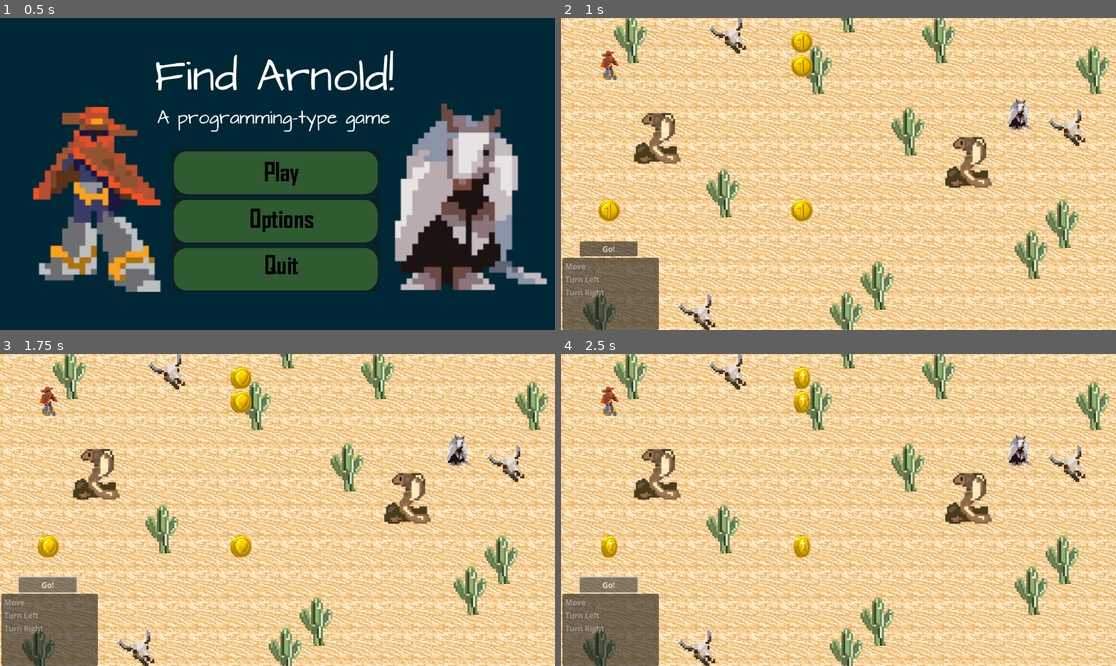
Above: before the commit, frames 1-4 (two rows, left to right).
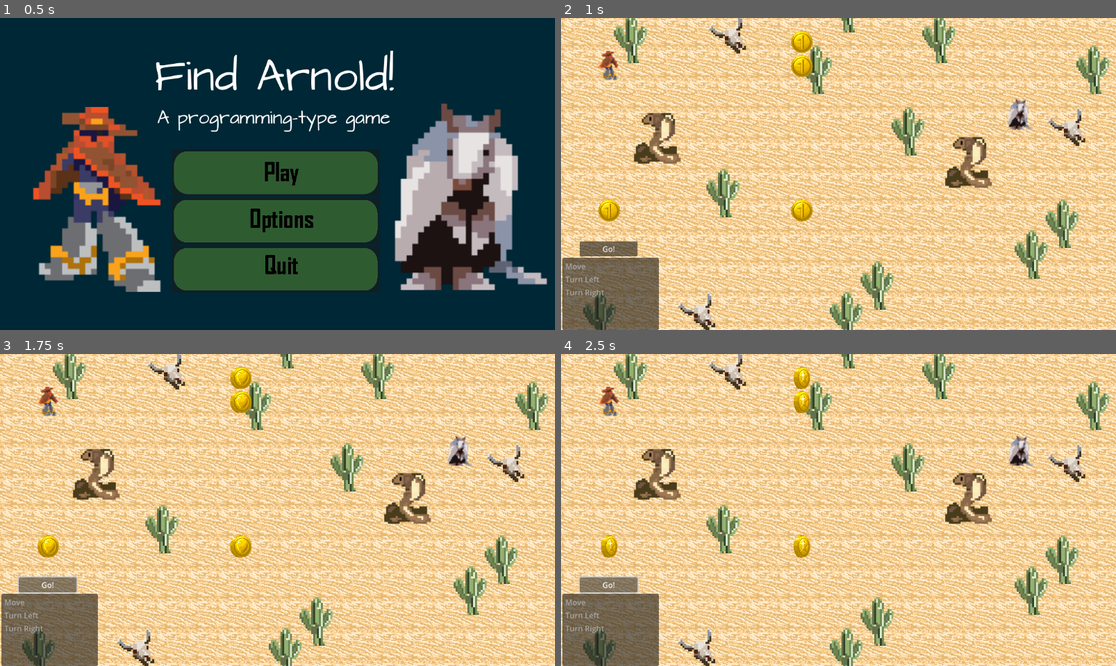
Above: after the commit, the same moments.

Repository: RunningGriffin/Hackathon-BYU-I
Game: Godot game, scene res://mainMenu.tscn
Two runs of this game, one before a commit and one after it. Both use one fixed random seed, a clock stepped at 60 frames per second and the inputs below.
Inputs (mouse positions are in pixels of both pictures, inside the frame that each line leads up to):
- Up to frame 1 (0.5 s): no input
- Up to frame 2 (1 s): click (838, 174) at 0.5 s
- Up to frame 3 (1.75 s): click "Go!" at 1.25 s
- Up to frame 4 (2.5 s): click "Go!" at 2 s

Frame 1 is identical in both runs. In frame 2, less than 0.1% of the frame differs, in the area x 6-85%, y 10-36%; in frame 3, 0.3%, in the area x 6-86%, y 10-36%; in frame 4, 0.3%.

Commit message:
added animations

Diff:
--- a/arnold.gd
+++ b/arnold.gd
@@ -4,7 +4,7 @@
 
 # Called when the node enters the scene tree for the first time.
 func _ready():
-	pass
+	$AnimatedSprite2D.play("default")
 
 func _process(delta):
 	if player.position == position:
--- a/arnold.tscn
+++ b/arnold.tscn
@@ -1,15 +1,40 @@
-[gd_scene load_steps=5 format=3 uid="uid://ckccva77muhrv"]
+[gd_scene load_steps=9 format=3 uid="uid://ckccva77muhrv"]
 
 [ext_resource type="Script" path="res://arnold.gd" id="1_quxl8"]
-[ext_resource type="Texture2D" uid="uid://bfscc6tun50fg" path="res://images/armadillo_128x128.svg" id="2_2g27b"]
+[ext_resource type="Texture2D" uid="uid://cr5yvsx172vxl" path="res://images/PNG/Arnold/armilldillo_128x128.png" id="2_rir0q"]
 
 [sub_resource type="RectangleShape2D" id="RectangleShape2D_5ubte"]
+
+[sub_resource type="AtlasTexture" id="AtlasTexture_y1527"]
+atlas = ExtResource("2_rir0q")
+region = Rect2(0, 0, 32, 32)
+
+[sub_resource type="AtlasTexture" id="AtlasTexture_1tdqt"]
+atlas = ExtResource("2_rir0q")
+region = Rect2(32, 0, 32, 32)
+
+[sub_resource type="AtlasTexture" id="AtlasTexture_82m0b"]
+atlas = ExtResource("2_rir0q")
+region = Rect2(0, 32, 32, 32)
+
+[sub_resource type="AtlasTexture" id="AtlasTexture_1v4uf"]
+atlas = ExtResource("2_rir0q")
+region = Rect2(32, 32, 32, 32)
 
 [sub_resource type="SpriteFrames" id="SpriteFrames_4wn7s"]
 animations = [{
 "frames": [{
 "duration": 1.0,
-"texture": ExtResource("2_2g27b")
+"texture": SubResource("AtlasTexture_y1527")
+}, {
+"duration": 1.0,
+"texture": SubResource("AtlasTexture_1tdqt")
+}, {
+"duration": 1.0,
+"texture": SubResource("AtlasTexture_82m0b")
+}, {
+"duration": 1.0,
+"texture": SubResource("AtlasTexture_1v4uf")
 }],
 "loop": true,
 "name": &"default",
@@ -24,5 +49,5 @@
 shape = SubResource("RectangleShape2D_5ubte")
 
 [node name="AnimatedSprite2D" type="AnimatedSprite2D" parent="."]
-scale = Vector2(0.5, 0.5)
+scale = Vector2(2, 2)
 sprite_frames = SubResource("SpriteFrames_4wn7s")
--- a/player.gd
+++ b/player.gd
@@ -20,7 +20,7 @@
 func _ready():
 	screen_size.x = 1150
 	screen_size.y = 650
-	$AnimatedSprite2D.play()
+	$AnimatedSprite2D.play("right")
 	coins = 0
 
 
--- a/player.tscn
+++ b/player.tscn
@@ -1,19 +1,84 @@
-[gd_scene load_steps=8 format=3 uid="uid://dcbkq2ko4hnrq"]
+[gd_scene load_steps=22 format=3 uid="uid://dcbkq2ko4hnrq"]
 
 [ext_resource type="Script" path="res://player.gd" id="1_p73mt"]
-[ext_resource type="Texture2D" uid="uid://cc3i5vpyyapyu" path="res://images/cowboy_back_128x128.svg" id="2_o0fgl"]
-[ext_resource type="Texture2D" uid="uid://dpp6rqvbq4fop" path="res://images/cowboy_128x128.svg" id="3_ai137"]
-[ext_resource type="Texture2D" uid="uid://h7jxcjmq5ahg" path="res://images/coboy_leftside_128x128.svg" id="4_2x4ym"]
-[ext_resource type="Texture2D" uid="uid://dxy0u5iw0wr7k" path="res://images/cowboy_rightside_128x128.svg" id="5_wv30b"]
+[ext_resource type="Texture2D" uid="uid://005e8pclntb8" path="res://images/PNG/Cowboy/cowboy_back_128x128.png" id="2_4vxke"]
+[ext_resource type="Texture2D" uid="uid://diwk6msrpiryo" path="res://images/PNG/Cowboy/cowboy_128x128.png" id="3_vf6lk"]
+[ext_resource type="Texture2D" uid="uid://dbe441b04nx8c" path="res://images/PNG/Cowboy/cowboy_leftside_128x128.png" id="4_q41hc"]
+[ext_resource type="Texture2D" uid="uid://bep1v6y2xs561" path="res://images/PNG/Cowboy/cowboy_rightside_128x128.png" id="5_3i4gd"]
 
 [sub_resource type="RectangleShape2D" id="RectangleShape2D_ds32k"]
 size = Vector2(38, 66)
+
+[sub_resource type="AtlasTexture" id="AtlasTexture_rby7t"]
+atlas = ExtResource("2_4vxke")
+region = Rect2(0, 0, 32, 32)
+
+[sub_resource type="AtlasTexture" id="AtlasTexture_co6qq"]
+atlas = ExtResource("2_4vxke")
+region = Rect2(32, 0, 32, 32)
+
+[sub_resource type="AtlasTexture" id="AtlasTexture_uvx6l"]
+atlas = ExtResource("2_4vxke")
+region = Rect2(0, 32, 32, 32)
+
+[sub_resource type="AtlasTexture" id="AtlasTexture_ea3wi"]
+atlas = ExtResource("2_4vxke")
+region = Rect2(32, 32, 32, 32)
+
+[sub_resource type="AtlasTexture" id="AtlasTexture_qri0i"]
+atlas = ExtResource("3_vf6lk")
+region = Rect2(0, 0, 32, 32)
+
+[sub_resource type="AtlasTexture" id="AtlasTexture_rnony"]
+atlas = ExtResource("3_vf6lk")
+region = Rect2(0, 32, 32, 32)
+
+[sub_resource type="AtlasTexture" id="AtlasTexture_a2622"]
+atlas = ExtResource("4_q41hc")
+region = Rect2(0, 0, 32, 32)
+
+[sub_resource type="AtlasTexture" id="AtlasTexture_2jwvy"]
+atlas = ExtResource("4_q41hc")
+region = Rect2(32, 0, 32, 32)
+
+[sub_resource type="AtlasTexture" id="AtlasTexture_cf8as"]
+atlas = ExtResource("4_q41hc")
+region = Rect2(0, 32, 32, 32)
+
+[sub_resource type="AtlasTexture" id="AtlasTexture_j3buk"]
+atlas = ExtResource("4_q41hc")
+region = Rect2(32, 32, 32, 32)
+
+[sub_resource type="AtlasTexture" id="AtlasTexture_vpmev"]
+atlas = ExtResource("5_3i4gd")
+region = Rect2(0, 0, 32, 32)
+
+[sub_resource type="AtlasTexture" id="AtlasTexture_0pogm"]
+atlas = ExtResource("5_3i4gd")
+region = Rect2(32, 0, 32, 32)
+
+[sub_resource type="AtlasTexture" id="AtlasTexture_eqrrk"]
+atlas = ExtResource("5_3i4gd")
+region = Rect2(0, 32, 32, 32)
+
+[sub_resource type="AtlasTexture" id="AtlasTexture_g3jtc"]
+atlas = ExtResource("5_3i4gd")
+region = Rect2(32, 32, 32, 32)
 
 [sub_resource type="SpriteFrames" id="SpriteFrames_d3gjh"]
 animations = [{
 "frames": [{
 "duration": 1.0,
-"texture": ExtResource("2_o0fgl")
+"texture": SubResource("AtlasTexture_rby7t")
+}, {
+"duration": 1.0,
+"texture": SubResource("AtlasTexture_co6qq")
+}, {
+"duration": 1.0,
+"texture": SubResource("AtlasTexture_uvx6l")
+}, {
+"duration": 1.0,
+"texture": SubResource("AtlasTexture_ea3wi")
 }],
 "loop": true,
 "name": &"back",
@@ -21,7 +86,10 @@
 }, {
 "frames": [{
 "duration": 1.0,
-"texture": ExtResource("3_ai137")
+"texture": SubResource("AtlasTexture_qri0i")
+}, {
+"duration": 1.0,
+"texture": SubResource("AtlasTexture_rnony")
 }],
 "loop": true,
 "name": &"front",
@@ -29,7 +97,16 @@
 }, {
 "frames": [{
 "duration": 1.0,
-"texture": ExtResource("4_2x4ym")
+"texture": SubResource("AtlasTexture_a2622")
+}, {
+"duration": 1.0,
+"texture": SubResource("AtlasTexture_2jwvy")
+}, {
+"duration": 1.0,
+"texture": SubResource("AtlasTexture_cf8as")
+}, {
+"duration": 1.0,
+"texture": SubResource("AtlasTexture_j3buk")
 }],
 "loop": true,
 "name": &"left",
@@ -37,7 +114,16 @@
 }, {
 "frames": [{
 "duration": 1.0,
-"texture": ExtResource("5_wv30b")
+"texture": SubResource("AtlasTexture_vpmev")
+}, {
+"duration": 1.0,
+"texture": SubResource("AtlasTexture_0pogm")
+}, {
+"duration": 1.0,
+"texture": SubResource("AtlasTexture_eqrrk")
+}, {
+"duration": 1.0,
+"texture": SubResource("AtlasTexture_g3jtc")
 }],
 "loop": true,
 "name": &"right",
@@ -46,6 +132,7 @@
 
 [node name="Player" type="Area2D"]
 position = Vector2(2, 1)
+scale = Vector2(4, 4)
 script = ExtResource("1_p73mt")
 metadata/_edit_group_ = true
 
@@ -56,4 +143,4 @@
 [node name="AnimatedSprite2D" type="AnimatedSprite2D" parent="."]
 scale = Vector2(0.5, 0.5)
 sprite_frames = SubResource("SpriteFrames_d3gjh")
-animation = &"right"
+animation = &"left"
Not shown, added: images/PNG/Arnold/armilldillo_128x128.png.import
Renamed: images/PNG/Cowboy_front/cowboy_128x128.png -> images/PNG/Cowboy/cowboy_128x128.png
Not shown, added: images/PNG/Cowboy/cowboy_128x128.png.import
Binary file added: images/PNG/Cowboy/cowboy_back_128x128.png
Not shown, added: images/PNG/Cowboy/cowboy_back_128x128.png.import
Binary file added: images/PNG/Cowboy/cowboy_leftside_128x128.png
Not shown, added: images/PNG/Cowboy/cowboy_leftside_128x128.png.import
Binary file added: images/PNG/Cowboy/cowboy_rightside_128x128.png
Not shown, added: images/PNG/Cowboy/cowboy_rightside_128x128.png.import
Not shown: 1 places in world.tscn that only renumber resources
